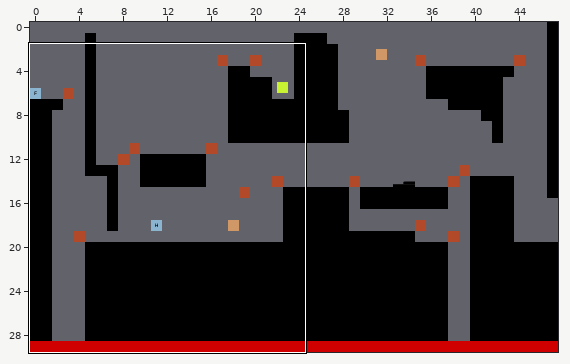
Tiled map (JSON), stored at maps/level_02.json. The first picture is a wide view before the edit; the outline marks the close-up.
Close-up. Old version:
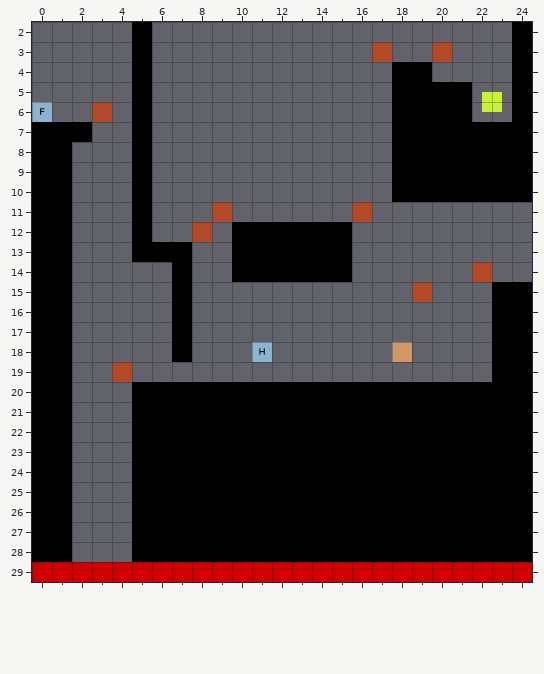
Cells are 64x64 px. Shown: x 0..24, y 2..29. The commit also changed other parts of the map, which this record leaves out.
The same view after the edit:
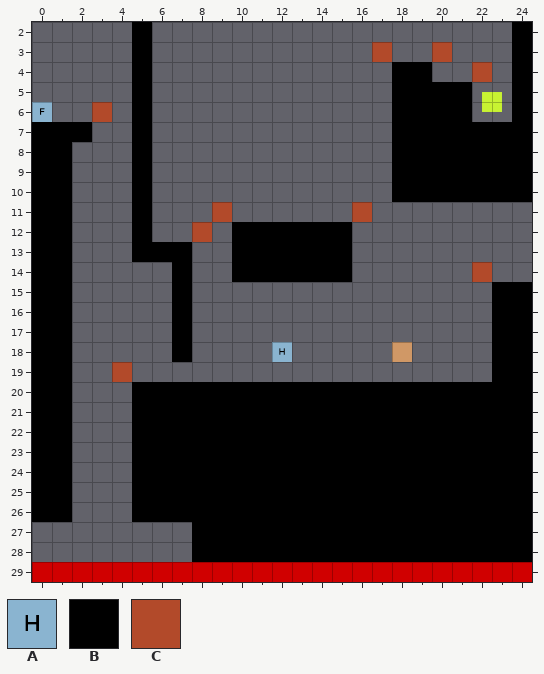
Key: from "tileset": A 56, B 78, C 81.
_ is an empty cell.
Objects are placed by their top-left corner, in cells (3,4 is the top-left corner of cell 3,4); size is 1x1 cell unless given.
The edit:
Layer "layer_limits":
y 4: x 22 _ -> C
y 15: x 19 C -> _
Layer "layer_platforms":
y 27..28: x 0..1 BB -> __; x 5..7 BBB -> ___
Layer "SpawnHog":
changed: A at 11,18 -> A at 12,18
Changed places in both close-ups, as pixel boxes (x1, y1, x2, y2):
added: (472, 62, 492, 82)
removed: (412, 282, 432, 302)
changed: (252, 342, 292, 362)
removed: (32, 522, 72, 562)
removed: (132, 522, 192, 562)
